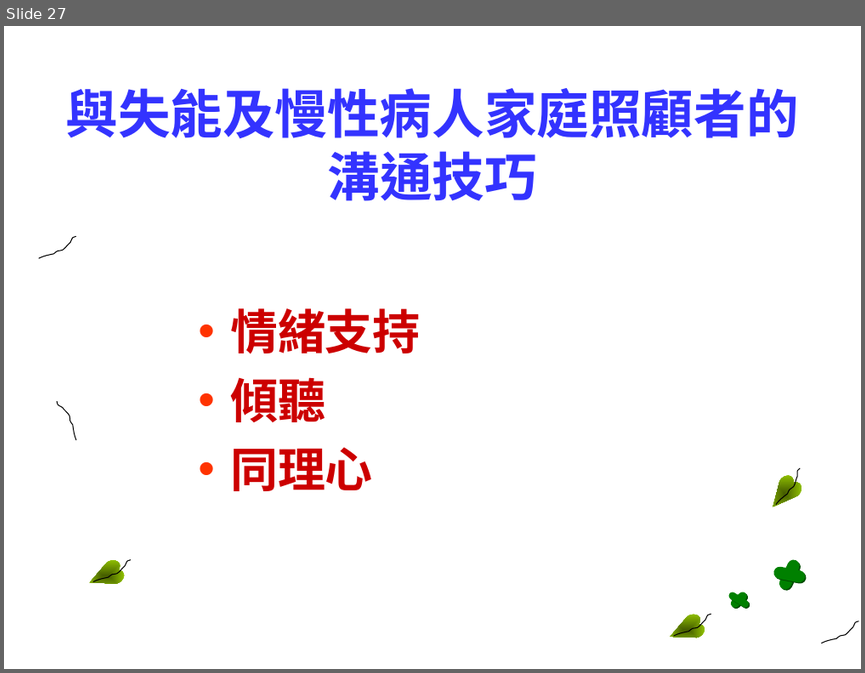
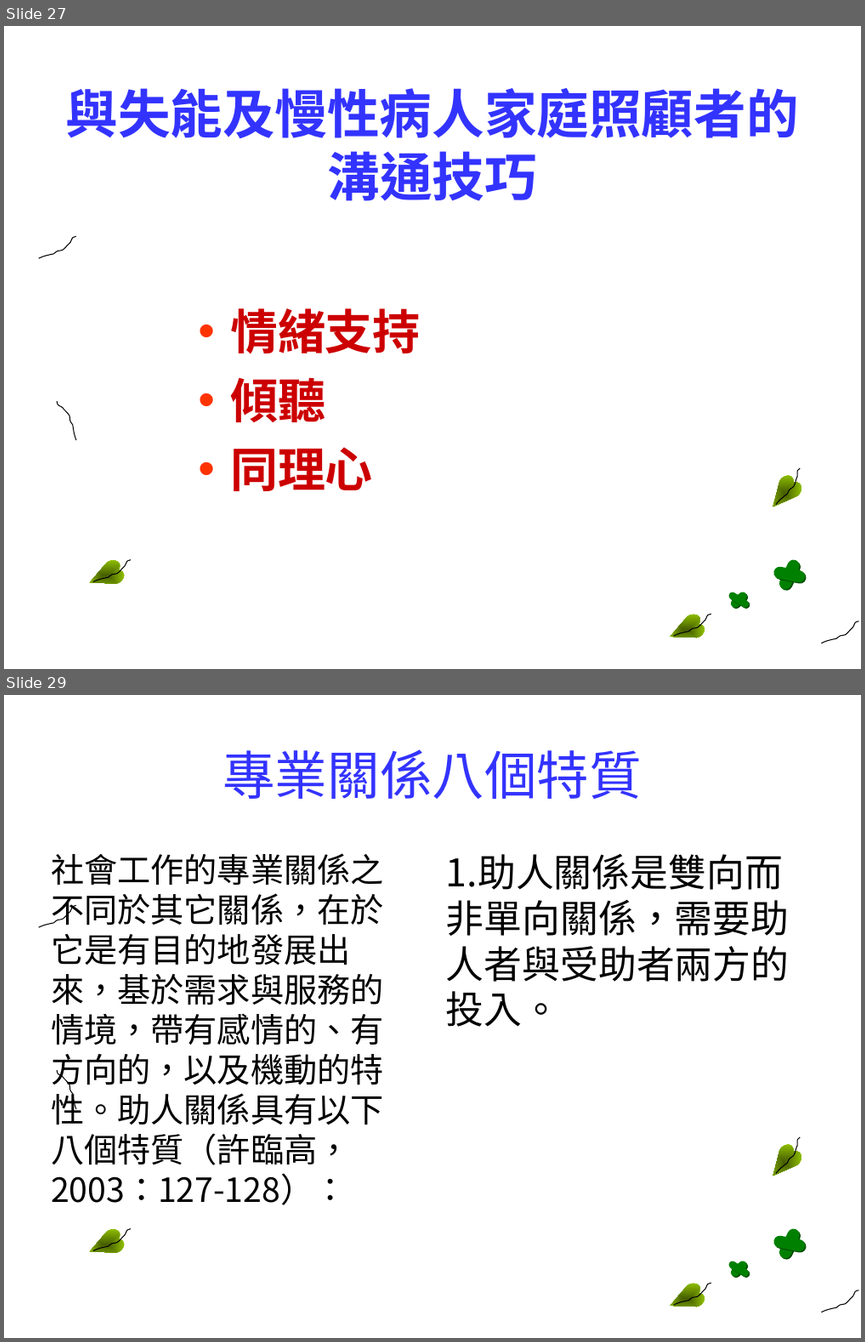
Before and after one commit to fhopecc/stxt, a slide deck: doc/tutorial/interperson.odp. Shown one above the other, each under a label of ours: slide 27 before the commit, slides 27 and 29 after it; the slides between them are not shown. The pictures are 865x673 and 865x1342 pixels, drawn with LibreOffice and Linux fonts; fonts in the diff are those of the drawing; background and template pictures are left out. Boxes give left, top, right and bottom in pixels: in the first picture for what was removed or moved away, otherwise in the second. Text is boxed around its words. In the diff, an @@ line names an element or a change of style, - is before the commit and + after.

```diff
--- a/doc/tutorial/interperson.odp
+++ b/doc/tutorial/interperson.odp
@@ slide 29 added at <box>4,695,861,1338</box>, background picture (left out); not listed: 17 template elements that a slide beside it also shows @@
@@ title added at <box>222,749,642,799</box>, 44 pt, text #3333FF @@
+專業關係八個特質
@@ text added at <box>51,853,383,1205</box>, 28 pt, text #000000 @@
+社會工作的專業關係之不同於其它關係，在於它是有目的地發展出來，基於需求與服務的情境，帶有感情的、有方向的，以及機動的特性。助人關係具有以下八個特質（許臨高，2003：127-128）：
@@ text added at <box>446,854,789,1027</box>, 32 pt, text #000000 @@
+1.助人關係是雙向而非單向關係，需要助人者與受助者兩方的投入。
```
Also in this commit, not shown: 25 other slides changed, 5 other slides added, 4 other files.
